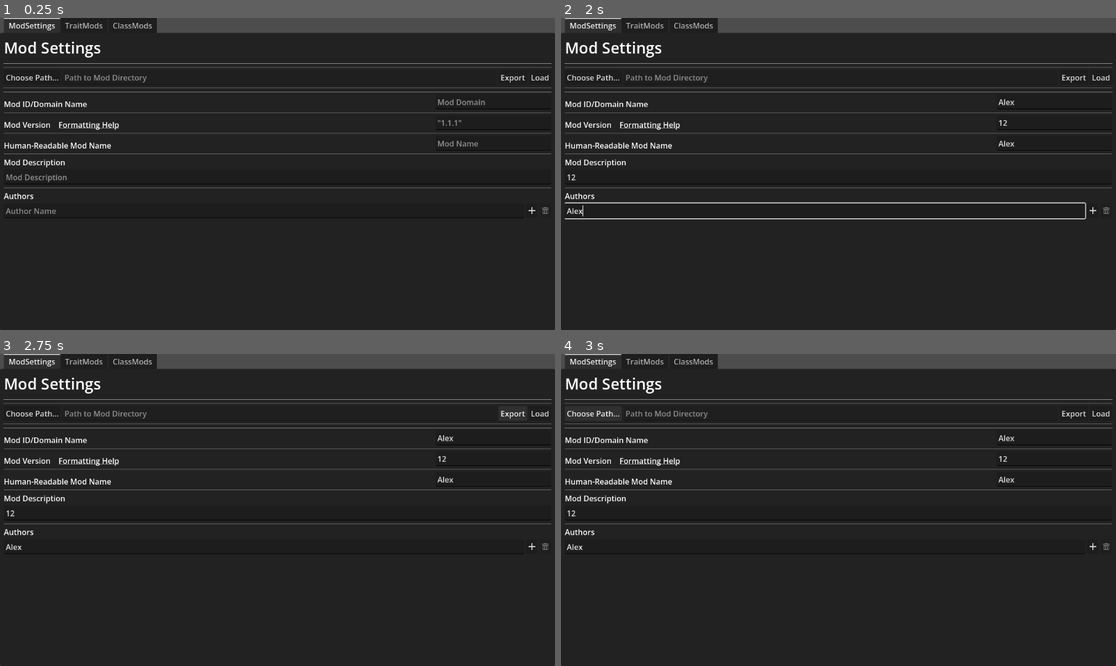
Above: before the commit, frames 1-4 (two rows, left to right).
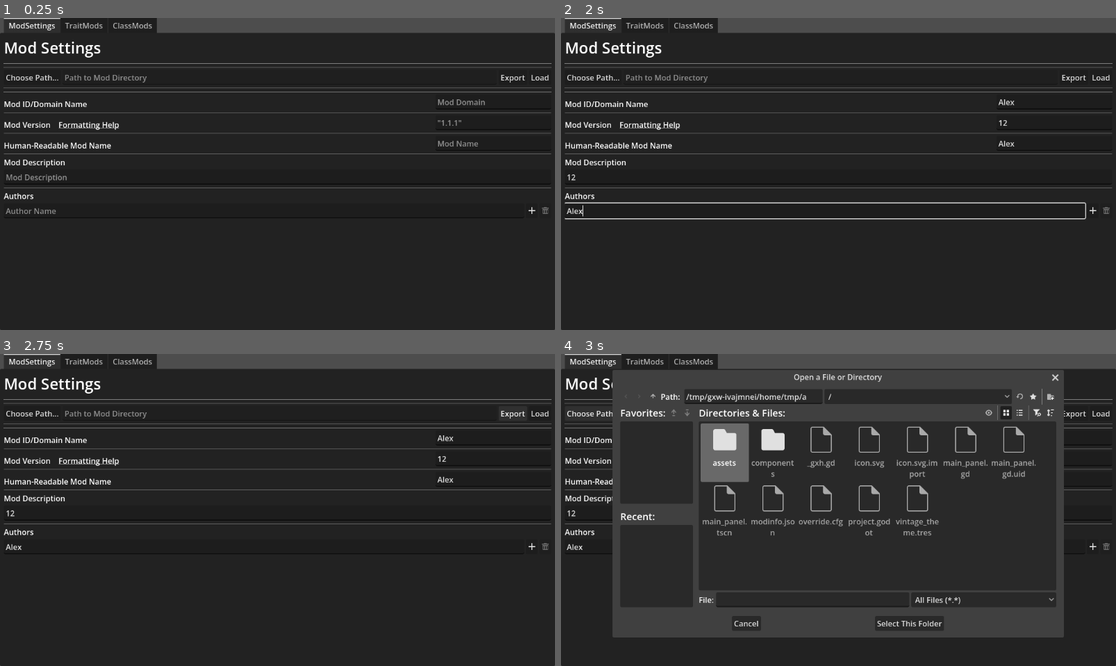
Above: after the commit, the same moments.

Repository: Elemnir/vintage-wrench
Game: Godot game, scene res://main_panel.tscn
Two runs of this game, one before a commit and one after it. Both use one fixed random seed, a clock stepped at 60 frames per second and the inputs below. The project has no main scene, so this scene is started directly.
Inputs (mouse positions are in pixels of both pictures, inside the frame that each line leads up to):
- Up to frame 1 (0.25 s): no input
- Up to frame 2 (2 s): click (1054, 102) at 0.52 s; type "Alex" at 0.6 s; click (1054, 124) at 0.75 s; type "12" at 0.83 s; click (1054, 142) at 0.98 s; type "Alex" at 1.07 s; click (838, 177) at 1.27 s; type "12" at 1.35 s; click (827, 211) at 1.5 s; type "Alex" at 1.58 s
- Up to frame 3 (2.75 s): click "Export" at 2 s
- Up to frame 4 (3 s): click "Choose Path..." at 2.75 s

Frames 1-3 are identical in both runs. In frame 4, 27% of the frame differs, in the area x 9-91%, y 5-91%.
Error before the commit: Parse Error: Expected identifier after "." for attribute access. (res://main_panel.gd:30)

Commit message:
Writing the modinfo.json

Diff:
--- a/main_panel.gd
+++ b/main_panel.gd
@@ -16,18 +16,23 @@
 		"type": "content",
 		"modid": %DomainNameInput.text,
 		"name": %PrettyNameInput.text,
+		"authors": get_author_data(),
 		"description": %DescriptionInput.text,
 		"version": %VersionInput.text,
 	}
+	FileAccess.open(
+		%FilePathDisplay.text + MODINFO_NAME, FileAccess.WRITE
+	).store_string(JSON.stringify(modinfo_data, "  "))
 
 
 func import():
 	pass
 
-func get_author_data()-> Array[String]:
-	var rval = []
+func get_author_data() -> Array[String]:
+	var rval: Array[String] = []
 	for line in author_lines:
-		rval.append(line.)
+		rval.append(line.get_author_name())
+	return rval
 
 #region Signal Callbacks
 func _on_author_add():
